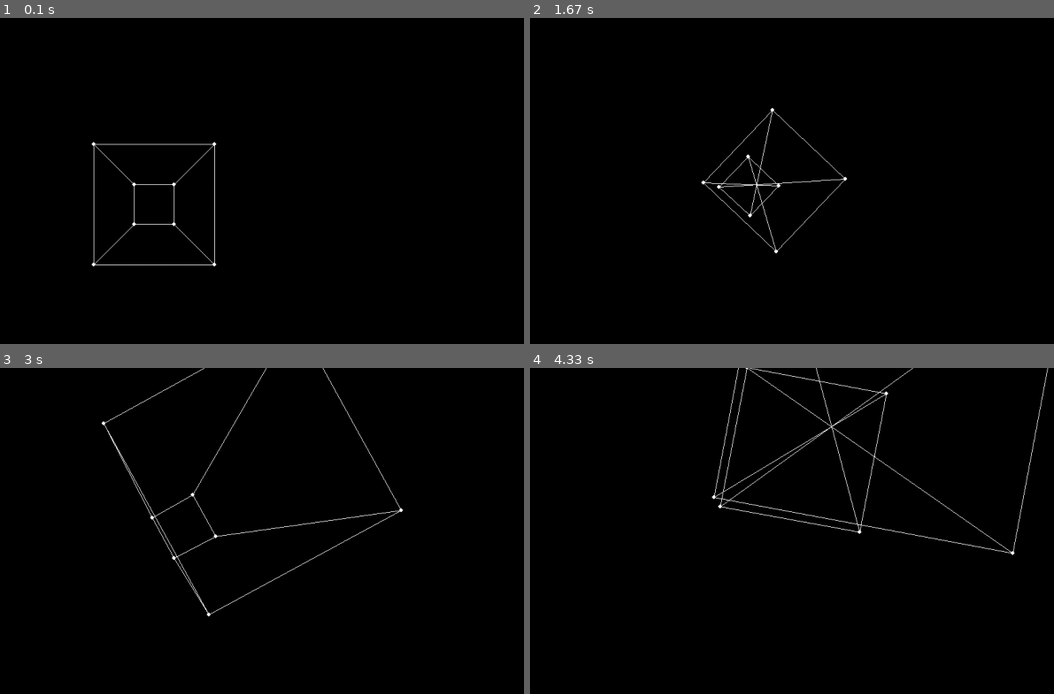
Above: before the commit, frames 1-4 (two rows, left to right).
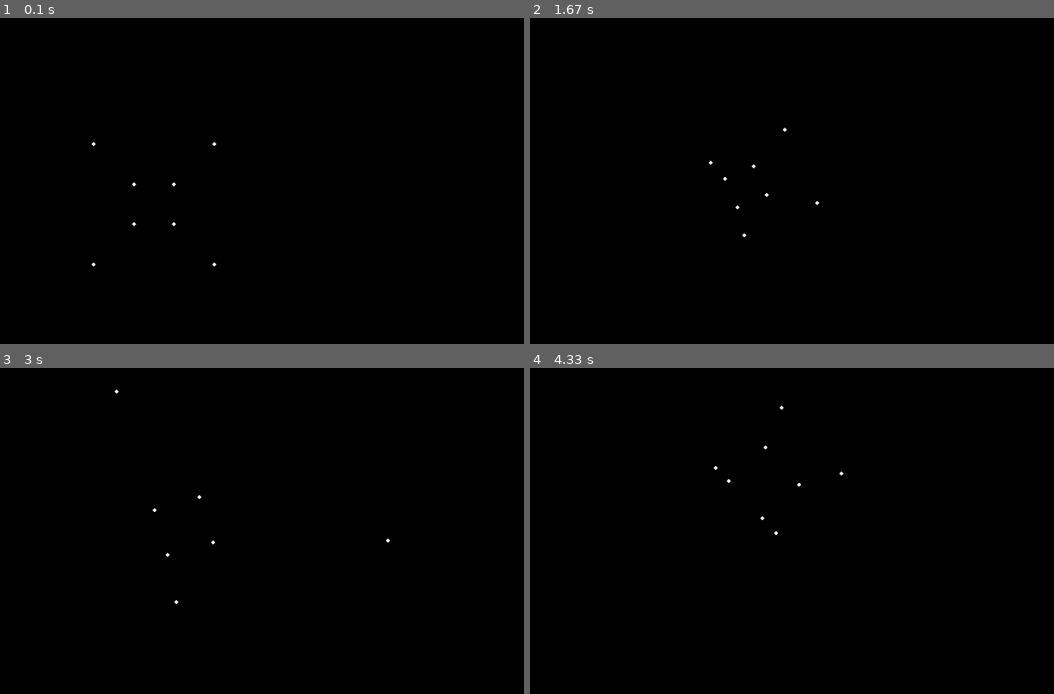
Above: after the commit, the same moments.

Repository: LQR471814/Perspective-3D-Rendering
Game: pygame game, started from 3dPygame.py
Same seed, same stepped clock (60 frames per second), same inputs: the game is played once before the commit and once after it.
Inputs:
- Up to frame 1 (0.1 s): no input
- Up to frame 2 (1.67 s): tap W at 0.33 s; hold Right 0.67-1.13 s; hold D 0.67-1.13 s; tap Space at 0.73, 1.03, 1.23, 1.57 s; tap Shift at 0.82 s; hold Up 1.17-1.47 s; hold W 1.17-1.47 s; tap E at 1.32 s; hold Right from 1.5 s (still down); hold D from 1.5 s (still down)
- Up to frame 3 (3 s): tap Space at 1.87, 2.07, 2.37, 2.63, 2.97 s; release Right at 1.97 s; release D at 1.97 s; hold Left 2-2.53 s; hold A 2-2.53 s; tap Shift at 2.15 s; hold Down 2.57-2.87 s; hold S 2.57-2.87 s; tap E at 2.72 s; hold Left from 2.9 s (still down); hold A from 2.9 s (still down)
- Up to frame 4 (4.33 s): tap Space at 3.27, 3.4, 3.8, 4.1 s; release Left at 3.3 s; release A at 3.3 s; hold Up 3.33-3.7 s; hold W 3.33-3.7 s; tap Shift at 3.48 s; hold Right from 3.73 s (still down); hold D from 3.73 s (still down); tap E at 3.88 s

The runs differ from the first frame. In frame 1, 0.6% of the frame differs, in the area x 17-42%, y 38-76%; in frame 2, 0.8%; in frame 3, 1.2%; in frame 4, 1.7%, in the area x 34-99%, y 0-58%.

Commit message:
Added Matrix Rotation
- Added Matrix Rotation but it doesn't seem to work.

Diff:
--- a/3dPygame.py
+++ b/3dPygame.py
@@ -3,6 +3,7 @@
 import time
 import sys
 import math
+import numpy
 
 class camera:
     def __init__(self, rot, coord, strafeSpeed, straightSpeed):
@@ -23,7 +24,6 @@
 
 class block:
     def __init__(self, coordinate, rotation):
-        self.rotationIncrementRho = 0
         self.rotationIncrement = 0.01
         self.rotationIncrementTheta = 0
         self.rotationIncrementPhi = 0
@@ -85,11 +85,7 @@
     global c1
 
     screen.fill((0, 0, 0))
-
-    RotatedVerts = []
-
-    for vert in b1.getVerts():
-        RotatedVerts.append(Rotate3D(vert, block))
+    # print("-----------------------------------------")
 
     for vert in b1.getVerts():
         finCoords = []
@@ -97,22 +93,24 @@
         finCoords.append(int(round((vert[0] / (c1.getCoord()[2] - vert[2]) * blocksize) + ((c1.getCoord()[0] - vert[0]) / (c1.getCoord()[2] - vert[2]) * increment), 1)))
         finCoords.append(int(round((vert[1] / (c1.getCoord()[2] - vert[2]) * blocksize) + ((c1.getCoord()[1] - vert[1]) / (c1.getCoord()[2] - vert[2]) * increment), 1)))
         finCoords = transformCoords(finCoords)
+        # print(Rotate3D(vert, block))
         pygame.draw.circle(screen, (255, 255, 255), RotateCoords(finCoords, block), 3)
+        # pygame.draw.circle(screen, (255, 255, 255), finCoords, 3)
 
     for edge in b1.getEdges():
         coords1 = []
         coords2 = []
 
-        coords1.append(int(round((RotatedVerts[edge[0]][0] / (c1.getCoord()[2] - RotatedVerts[edge[0]][2])) * blocksize + ((c1.getCoord()[0] - RotatedVerts[edge[0]][0]) / (c1.getCoord()[2] - RotatedVerts[edge[0]][2]) * increment), 1)))
-        coords1.append(int(round((RotatedVerts[edge[0]][1] / (c1.getCoord()[2] - RotatedVerts[edge[0]][2])) * blocksize + ((c1.getCoord()[1] - RotatedVerts[edge[0]][1]) / (c1.getCoord()[2] - RotatedVerts[edge[0]][2]) * increment), 1)))
-
-        coords2.append(int(round((RotatedVerts[edge[1]][0] / (c1.getCoord()[2] - RotatedVerts[edge[1]][2])) * blocksize + ((c1.getCoord()[0] - RotatedVerts[edge[1]][0]) / (c1.getCoord()[2] - RotatedVerts[edge[1]][2]) * increment), 1)))
-        coords2.append(int(round((RotatedVerts[edge[1]][1] / (c1.getCoord()[2] - RotatedVerts[edge[1]][2])) * blocksize + ((c1.getCoord()[1] - RotatedVerts[edge[1]][1]) / (c1.getCoord()[2] - RotatedVerts[edge[1]][2]) * increment), 1)))
+        coords1.append(int(round((b1.getVerts()[edge[0]][0] / (c1.getCoord()[2] - b1.getVerts()[edge[0]][2])) * blocksize + ((c1.getCoord()[0] - b1.getVerts()[edge[0]][0]) / (c1.getCoord()[2] - b1.getVerts()[edge[0]][2]) * increment), 1)))
+        coords1.append(int(round((b1.getVerts()[edge[0]][1] / (c1.getCoord()[2] - b1.getVerts()[edge[0]][2])) * blocksize + ((c1.getCoord()[1] - b1.getVerts()[edge[0]][1]) / (c1.getCoord()[2] - b1.getVerts()[edge[0]][2]) * increment), 1)))
+
+        coords2.append(int(round((b1.getVerts()[edge[1]][0] / (c1.getCoord()[2] - b1.getVerts()[edge[1]][2])) * blocksize + ((c1.getCoord()[0] - b1.getVerts()[edge[1]][0]) / (c1.getCoord()[2] - b1.getVerts()[edge[1]][2]) * increment), 1)))
+        coords2.append(int(round((b1.getVerts()[edge[1]][1] / (c1.getCoord()[2] - b1.getVerts()[edge[1]][2])) * blocksize + ((c1.getCoord()[1] - b1.getVerts()[edge[1]][1]) / (c1.getCoord()[2] - b1.getVerts()[edge[1]][2]) * increment), 1)))
         coords1 = transformCoords(coords1)
         coords2 = transformCoords(coords2)
 
         b1.reset()
-        pygame.draw.line(screen, (255, 255, 255), RotateCoords(coords1, block), RotateCoords(coords2, block))
+        # pygame.draw.line(screen, (255, 255, 255), coords1, coords2)
     time.sleep(0.005)
 
 def RotateCoords(coordinates, block):
@@ -136,9 +134,26 @@
     sphericalCoordinates[1] = math.atan2(returnCoordinates[1], returnCoordinates[0])
     sphericalCoordinates[2] = math.acos(returnCoordinates[2] / ( math.sqrt(returnCoordinates[0] ** 2 + returnCoordinates[1] ** 2 + returnCoordinates[2] ** 2)))
 
-    sphericalCoordinates[0] += block.rotationIncrementRho
     sphericalCoordinates[1] += block.rotationIncrementTheta
     sphericalCoordinates[2] += block.rotationIncrementPhi
+
+    Rx = numpy.array([[1, 0, 0], [0, math.cos(sphericalCoordinates[1]), -math.sin(sphericalCoordinates[1])], [0, math.sin(sphericalCoordinates[1]), math.cos(sphericalCoordinates[1])]]) #? Roll
+    Ry = numpy.array([[math.cos(sphericalCoordinates[1]), 0, math.sin(sphericalCoordinates[1])], [0, 1, 0], [-math.sin(sphericalCoordinates[1]), 0, math.cos(sphericalCoordinates[1])]]) #? Pitch
+    Rz = numpy.array([[math.cos(sphericalCoordinates[1]), -math.sin(sphericalCoordinates[1]), 0], [math.sin(sphericalCoordinates[1]), math.cos(sphericalCoordinates[1]), 0], [0, 0, 1]]) #? Yaw
+
+    # returnCoordinates = Rx.dot(numpy.array(returnCoordinates)) + Ry.dot(numpy.array(returnCoordinates)) #? Rotation Using Matrix
+
+    #? Rotation around Z axis
+    # returnCoordinates[0] = returnCoordinates[0] * math.cos(sphericalCoordinates[1]) - returnCoordinates[1] * math.sin(sphericalCoordinates[1])
+    # returnCoordinates[1] = returnCoordinates[0] * math.sin(sphericalCoordinates[1]) + returnCoordinates[1] * math.cos(sphericalCoordinates[1])
+
+    #? Rotation around Y axis
+    # returnCoordinates[0] = returnCoordinates[0] * math.cos(sphericalCoordinates[1]) + returnCoordinates[2] * math.sin(sphericalCoordinates[1])
+    # returnCoordinates[2] = -returnCoordinates[0] * math.sin(sphericalCoordinates[1]) + returnCoordinates[2] * math.cos(sphericalCoordinates[1])
+
+    #? Rotation around X axis
+    # returnCoordinates[1] = returnCoordinates[1] * math.cos(sphericalCoordinates[1]) - returnCoordinates[2] * math.sin(sphericalCoordinates[1])
+    # returnCoordinates[2] = returnCoordinates[1] * math.sin(sphericalCoordinates[1]) + returnCoordinates[2] * math.cos(sphericalCoordinates[1])
 
     returnCoordinates[0] = sphericalCoordinates[0] * math.sin(sphericalCoordinates[2]) * math.cos(sphericalCoordinates[1])
     returnCoordinates[1] = sphericalCoordinates[0] * math.sin(sphericalCoordinates[2]) * math.sin(sphericalCoordinates[1])
@@ -159,8 +174,6 @@
 [RIGHT] = Rotate clockwise around center of object
 [UP] = Some weird ping pong thing
 [DOWN] = Some weird ping pong thing
-[=] =  Modify Rho Positively (Zoom in)
-[-] = Modify Rho Negatively (Zoom out)
 """
 
 print(Controls)
@@ -185,14 +198,6 @@
         pygame.quit()
         sys.exit()
 
-    if keystate[pygame.K_EQUALS]:
-        b1.rotationIncrementRho += 0.05
-        UpdateScr(c1.getSpeedStrafe(), b1)
-
-    if keystate[pygame.K_MINUS]:
-        b1.rotationIncrementRho += -0.05
-        UpdateScr(c1.getSpeedStrafe(), b1)
-
     if keystate[pygame.K_w]:
         c1.setCoord([c1.getCoord()[0], c1.getCoord()[1], c1.getCoord()[2] - c1.getSpeedStraight()])
         UpdateScr(c1.getSpeedStrafe(), b1)
